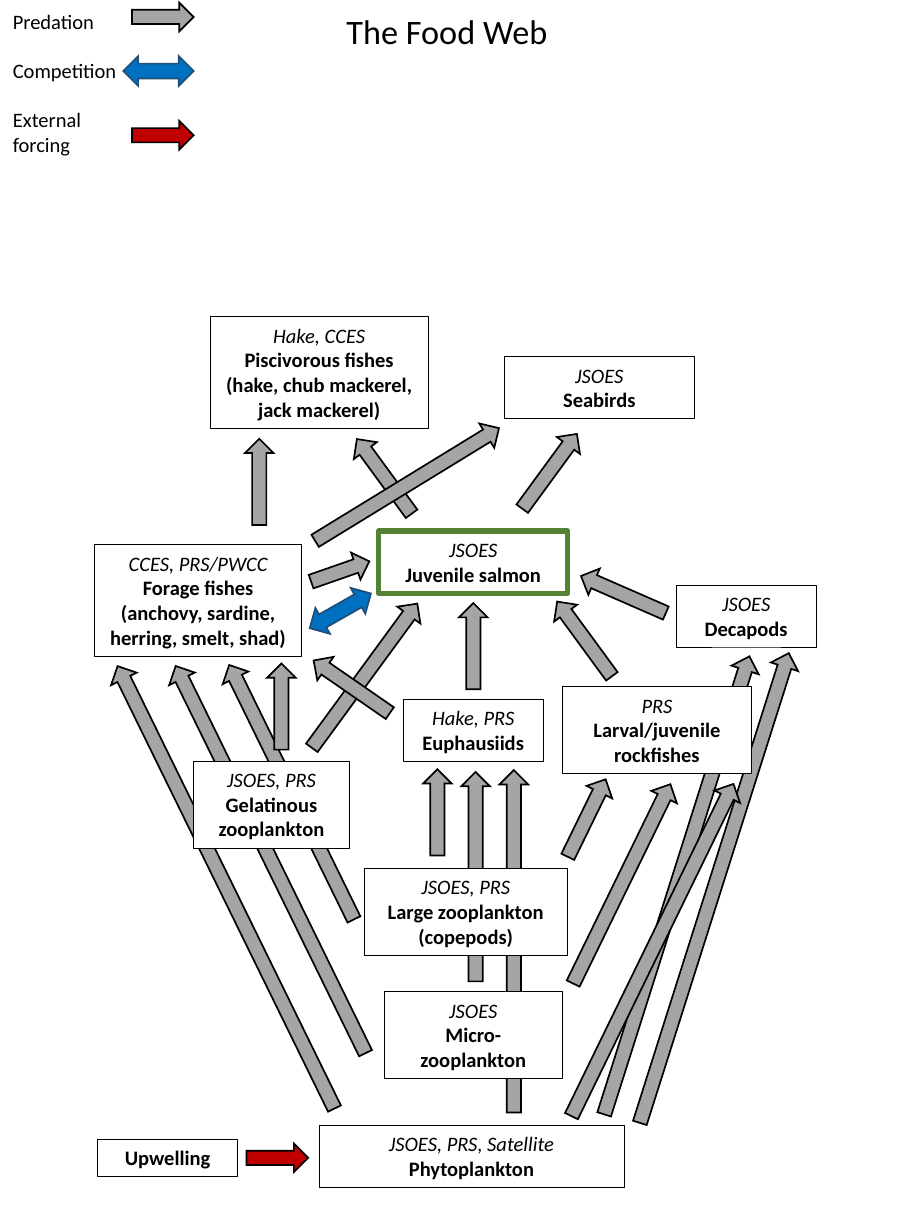
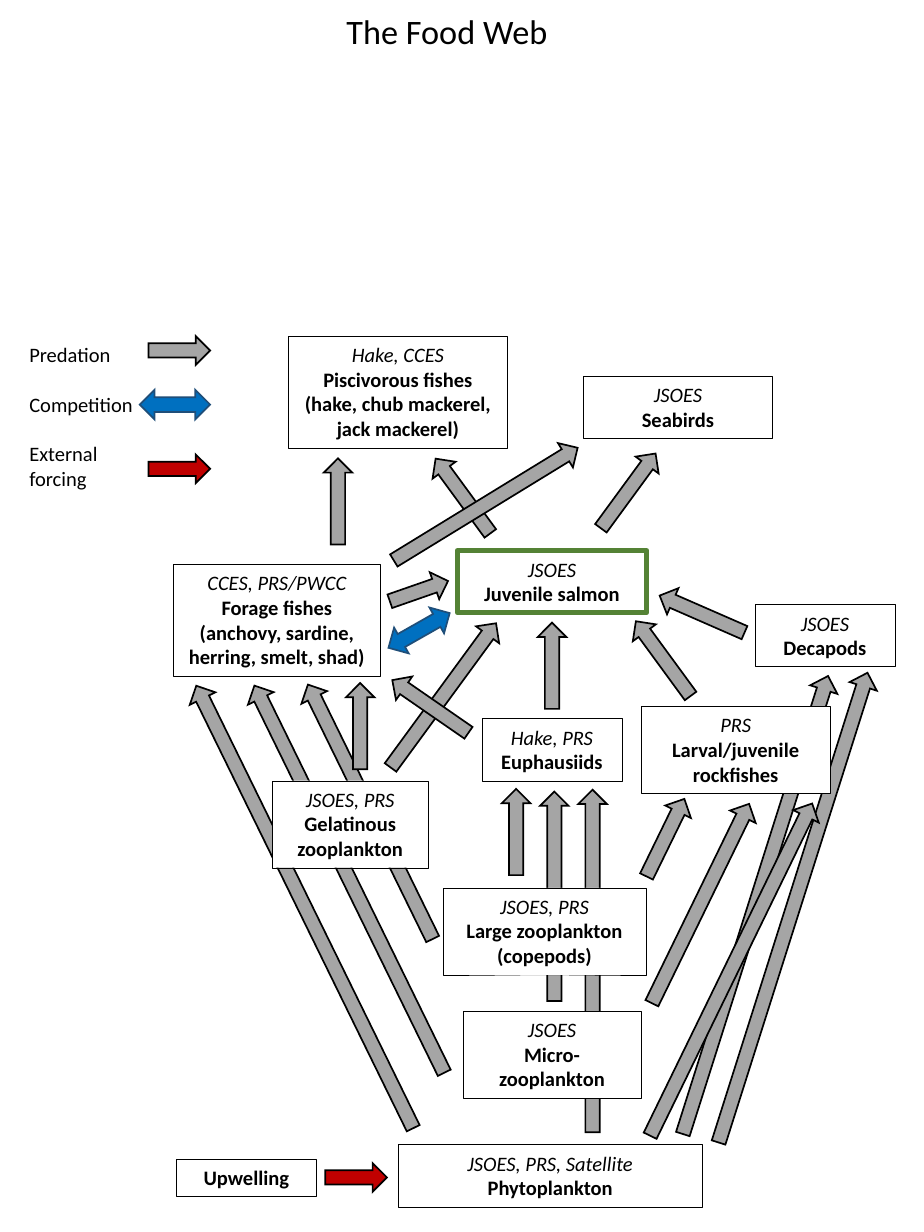
Before and after one commit to markusmin/JSOES-SDM, a slide deck: slide 2 of docs/model_dag.pptx. Drawn at 924x1232 pixels with LibreOffice and Linux fonts; fonts in the diff are those of the drawing. Boxes give left, top, right and bottom in pixels: in the first picture for what was removed or moved away, otherwise in the second. Text is boxed around its words. In the diff, an @@ line names an element or a change of style, - is before the commit and + after.

```diff
--- a/docs/model_dag.pptx
+++ b/docs/model_dag.pptx
@@ left right arrow: place and size @@
-left right arrow at [123, 57, 193, 86]
+left right arrow at [139, 389, 209, 419]
@@ 2 right arrows, 1 text: place and size @@
-2 right arrows, 1 text at [13, 2, 193, 156]
+2 right arrows, 1 text at [29, 336, 211, 490]
@@ 23 right arrows, 12 rectangles, 1 left right arrow: place and size @@
-23 right arrows, 12 rectangles, 1 left right arrow at [95, 317, 817, 1186]
+23 right arrows, 12 rectangles, 1 left right arrow at [174, 336, 896, 1206]
```
Also in this commit, not shown: 1 other slide changed, 14 other files.
